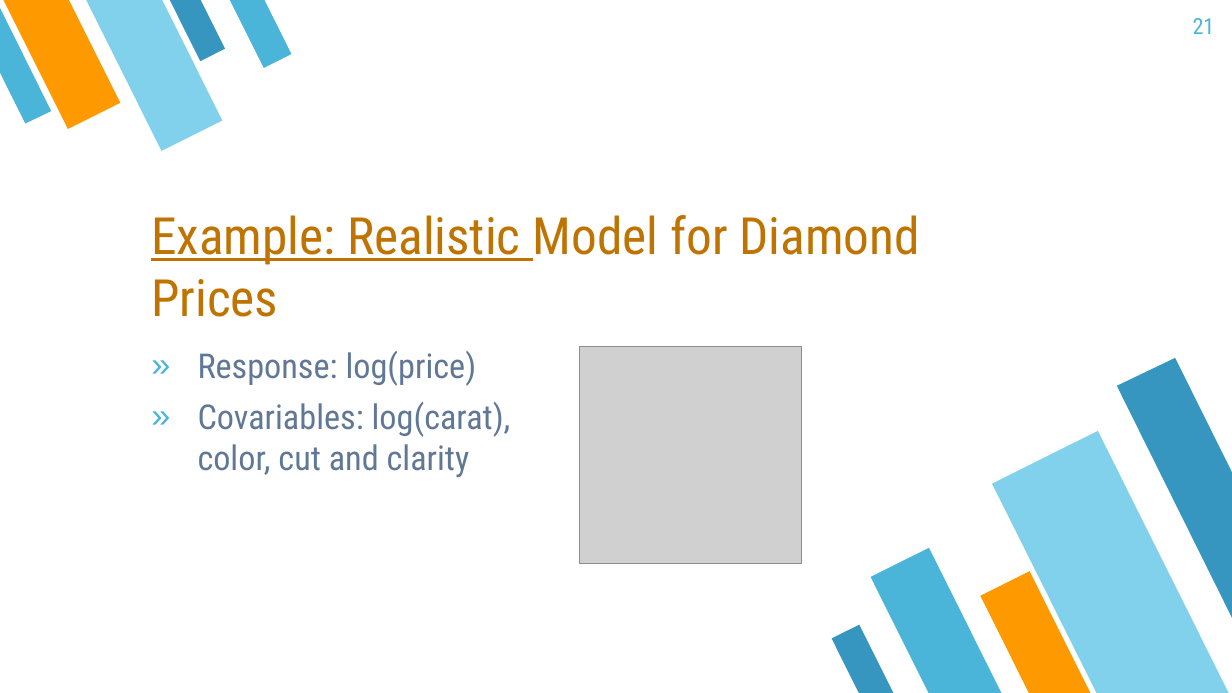
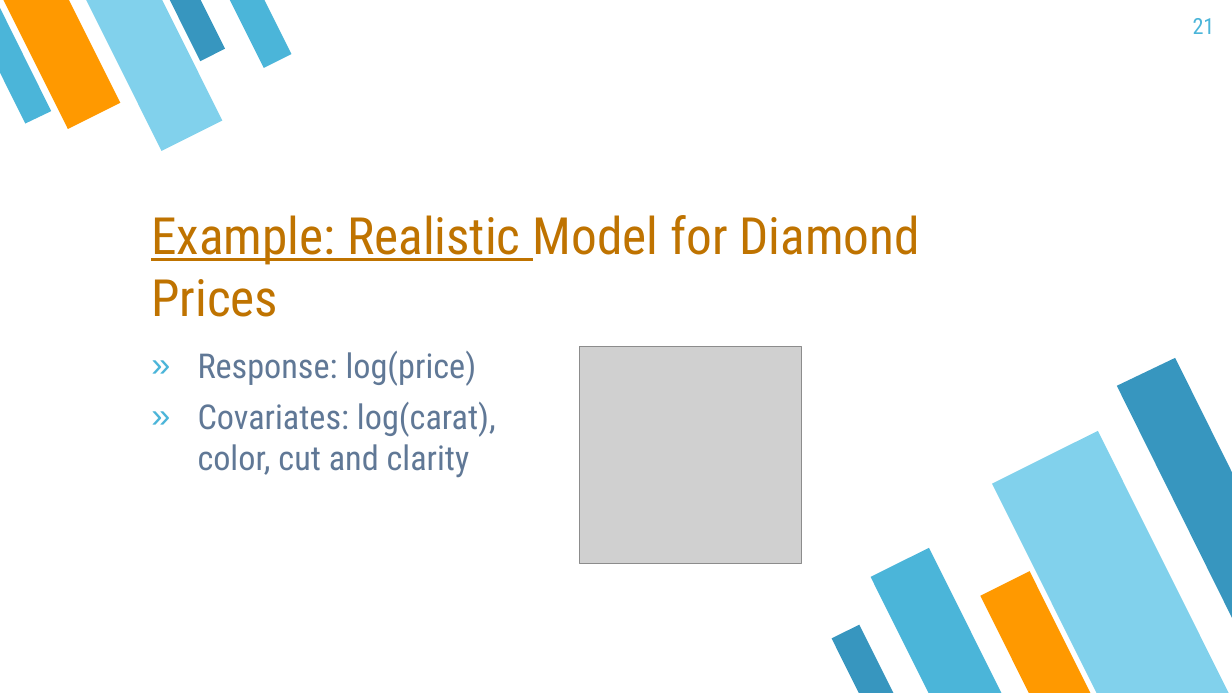
Before and after one commit to mayer79/ml_lecture, a slide deck: slide 21 of slides/ML_Lecture.pptx. Drawn at 1232x693 pixels with LibreOffice and Linux fonts; fonts in the diff are those of the drawing; grey boxes stand for pictures. Boxes give left, top, right and bottom in pixels: in the first picture for what was removed or moved away, otherwise in the second. Text is boxed around its words. In the diff, an @@ line names an element or a change of style, - is before the commit and + after.

```diff
--- a/slides/ML_Lecture.pptx
+++ b/slides/ML_Lecture.pptx
@@ text at box(198, 402, 496, 477): text changed @@
-» Covariables: log(carat),
-  color, cut and clarity
+» Covariates: log(carat),
+  color, cut and clarity
```
Also in this commit, not shown: 18 other slides changed.
